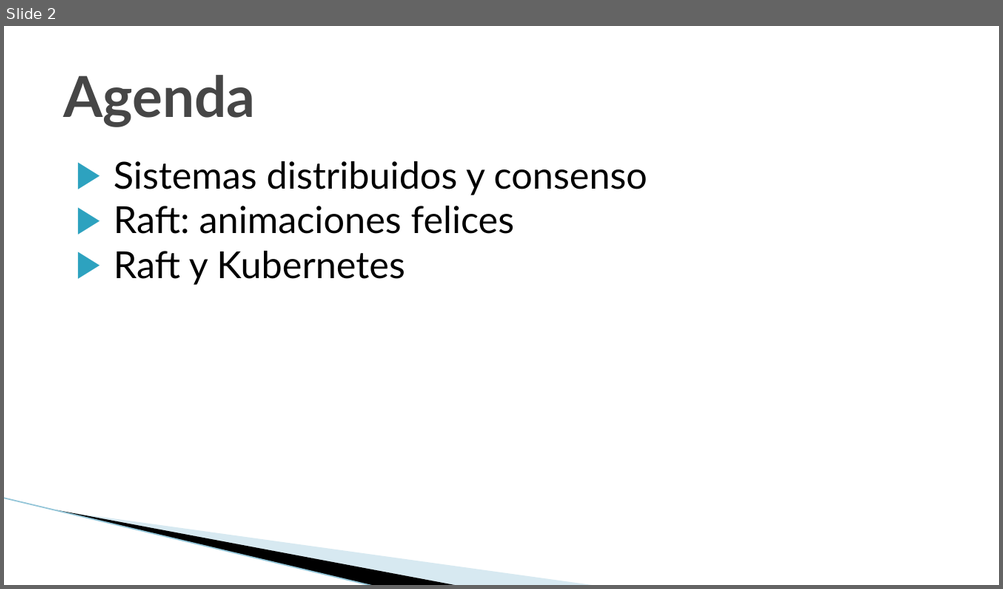
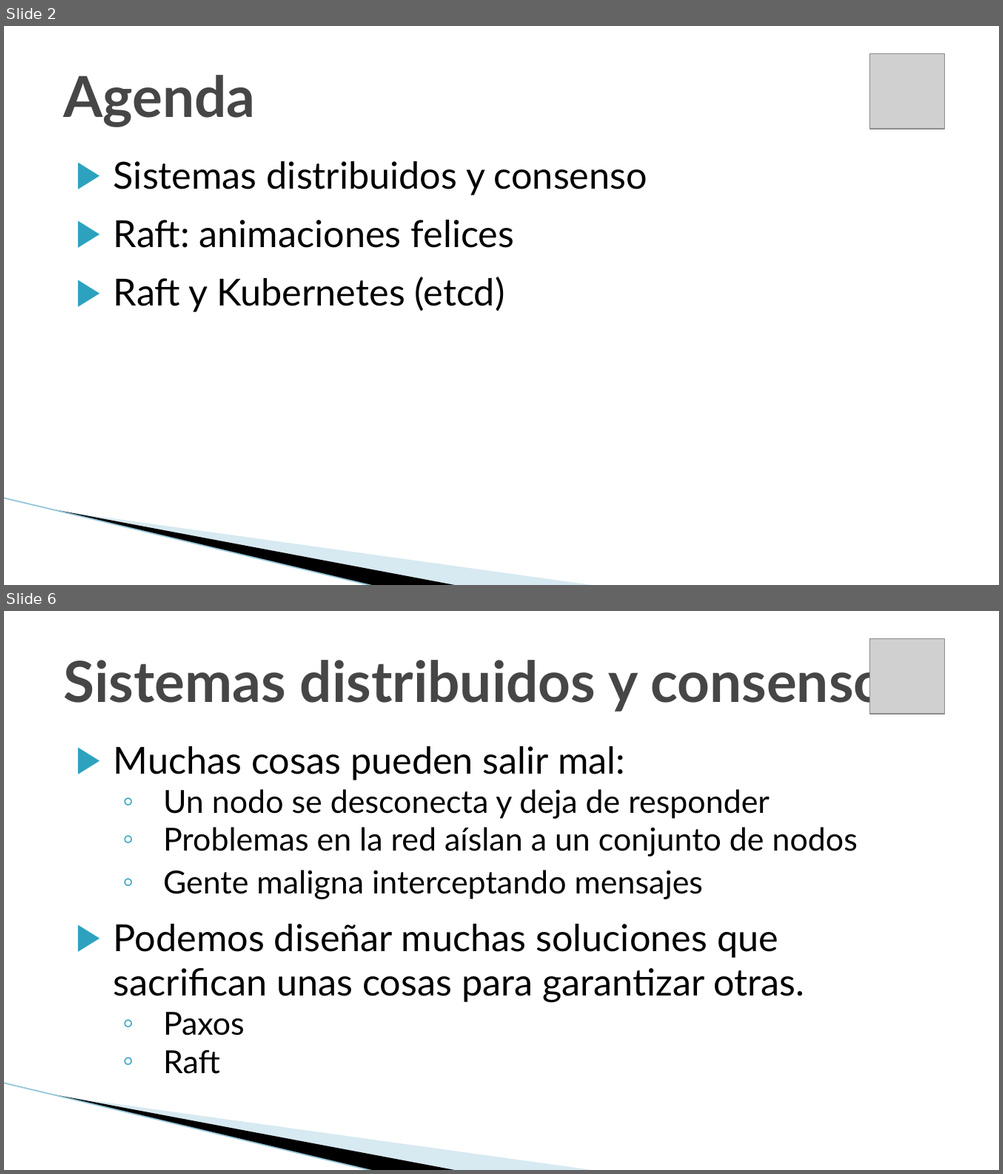
Before and after one commit to jbarbosat/mis-desmadres, a slide deck: presentaciones/cloud_native_mexico/raft_introduccion.odp. Shown one above the other, each under a label of ours: slide 2 before the commit, slides 2 and 6 after it; the slides between them are not shown. The pictures are 1003x589 and 1003x1174 pixels, drawn with LibreOffice and Linux fonts; fonts in the diff are those of the drawing; grey boxes stand for pictures; background and template pictures are left out. Boxes give left, top, right and bottom in pixels: in the first picture for what was removed or moved away, otherwise in the second. Text is boxed around its words. In the diff, an @@ line names an element or a change of style, - is before the commit and + after.

```diff
--- a/presentaciones/cloud_native_mexico/raft_introduccion.odp
+++ b/presentaciones/cloud_native_mexico/raft_introduccion.odp
@@ slide 6 added at <box>4,611,999,1170</box>, background #FFFFFF; not listed: 3 template elements that a slide beside it also shows @@
@@ title added at <box>64,653,885,712</box>, 41 pt, text #464646, bold @@
+Sistemas distribuidos y consenso
@@ picture added at <box>869,639,944,713</box> @@
@@ text added at <box>114,746,857,1074</box>, 23 pt, text #000000 @@
+▶ Muchas cosas pueden salir mal:
+  ◦ Un nodo se desconecta y deja de responder
+  ◦ Problemas en la red aíslan a un conjunto de nodos
+  ◦ Gente maligna interceptando mensajes
+▶ Podemos diseñar muchas soluciones que sacrifican unas cosas para garantizar otras.
+  ◦ Paxos
+  ◦ Raft
@@ slide 2 changed as well @@
@@ picture added at <box>869,54,944,128</box> @@
@@ text at <box>114,220,514,248</box>: more space between paragraphs @@
@@ text at <box>114,277,505,312</box>: text changed @@
-▶ Raft y Kubernetes
+▶ Raft y Kubernetes (etcd)
```
Also in this commit, not shown: 2 other slides changed, 14 other slides added, 1 other file.
